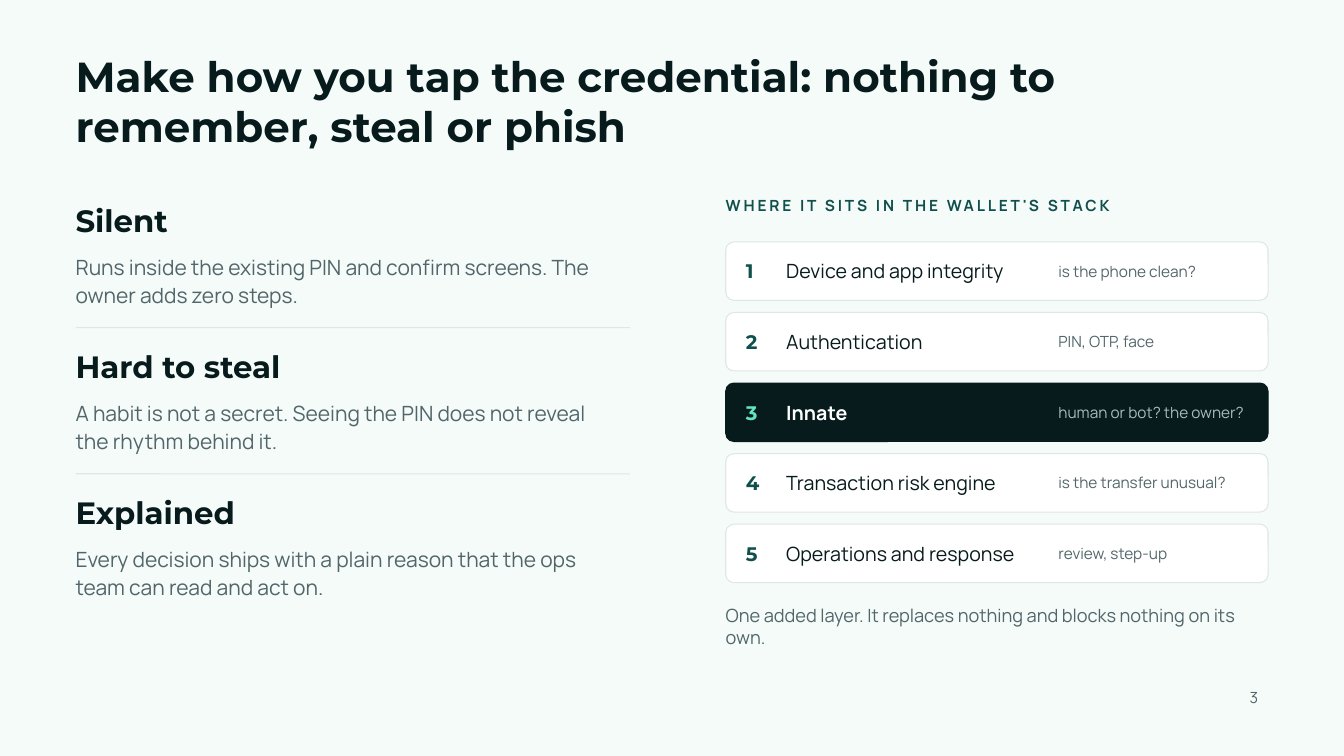
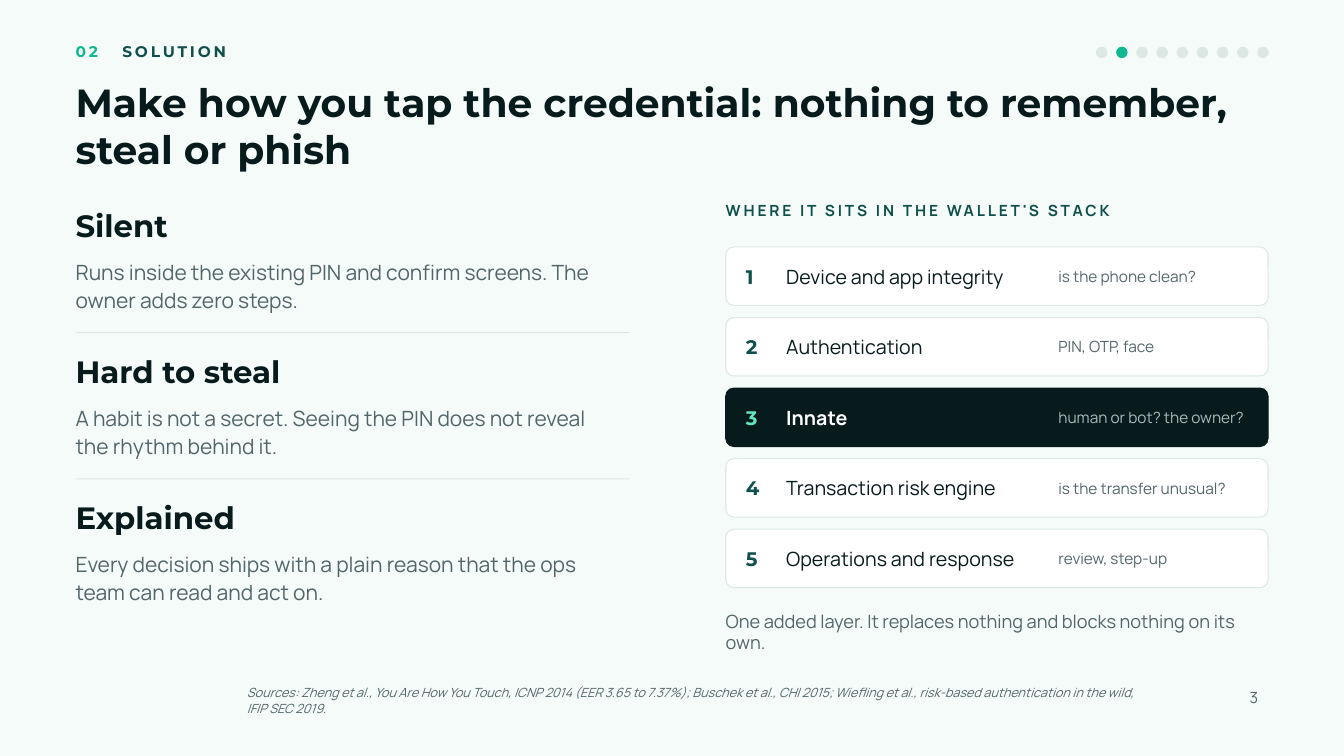
Before and after one commit to Odylytics/Innate_Odylytics, a slide deck: slide 3 of submission/Slide/Innate-slides.pptx. Drawn at 1344x756 pixels with LibreOffice and Linux fonts; fonts in the diff are those of the drawing; background and template pictures are left out. Boxes give left, top, right and bottom in pixels: in the first picture for what was removed or moved away, otherwise in the second. Text is boxed around its words. In the diff, an @@ line names an element or a change of style, - is before the commit and + after.

```diff
--- a/submission/Slide/Innate-slides.pptx
+++ b/submission/Slide/Innate-slides.pptx
@@ text added at (76, 46, 226, 57), 11 pt, text #0F4F4C, bold @@
+02 SOLUTION
@@ ellipse added at (1097, 47, 1107, 57), fill #DDE8E5, outline #DDE8E5 1 pt @@
@@ ellipse added at (1117, 47, 1127, 57), fill #11B88F, outline #11B88F 1 pt @@
@@ ellipse added at (1137, 47, 1147, 57), fill #DDE8E5, outline #DDE8E5 1 pt @@
@@ ellipse added at (1157, 47, 1168, 57), fill #DDE8E5, outline #DDE8E5 1 pt @@
@@ ellipse added at (1178, 47, 1188, 57), fill #DDE8E5, outline #DDE8E5 1 pt @@
@@ ellipse added at (1198, 47, 1208, 57), fill #DDE8E5, outline #DDE8E5 1 pt @@
@@ ellipse added at (1218, 47, 1228, 57), fill #DDE8E5, outline #DDE8E5 1 pt @@
@@ ellipse added at (1238, 47, 1248, 57), fill #DDE8E5, outline #DDE8E5 1 pt @@
@@ ellipse added at (1258, 47, 1268, 57), fill #DDE8E5, outline #DDE8E5 1 pt @@
@@ title "Make how you tap the ...": place and size @@
-title "Make how you tap the ..." at (76, 59, 1055, 150)
+title "Make how you tap the ..." at (76, 86, 1227, 172)
@@ title "Make how you tap the ..." at (76, 86, 1227, 172): size 30 to 28 pt @@
@@ 22 texts, 5 rounded rectangles, 2 lines: place and size @@
-22 texts, 5 rounded rectangles, 2 lines at (76, 199, 1268, 596)
+22 texts, 5 rounded rectangles, 2 lines at (76, 204, 1268, 601)
@@ text "One added layer. It replaces ...": place and size @@
-text "One added layer. It replaces ..." at (726, 608, 1235, 644)
+text "One added layer. It replaces ..." at (726, 614, 1235, 649)
@@ text added at (247, 686, 1134, 713), 9 pt, text #52666A, italic @@
+Sources: Zheng et al., You Are How You Touch, ICNP 2014 (EER 3.65 to 7.37%); Buschek et al., CHI 2015; Wiefling et al., risk-based authentication in the wild, IFIP SEC 2019.
```
Also in this commit, not shown: 7 other slides changed, 1 slide added, 1 slide removed, 3 other files.
